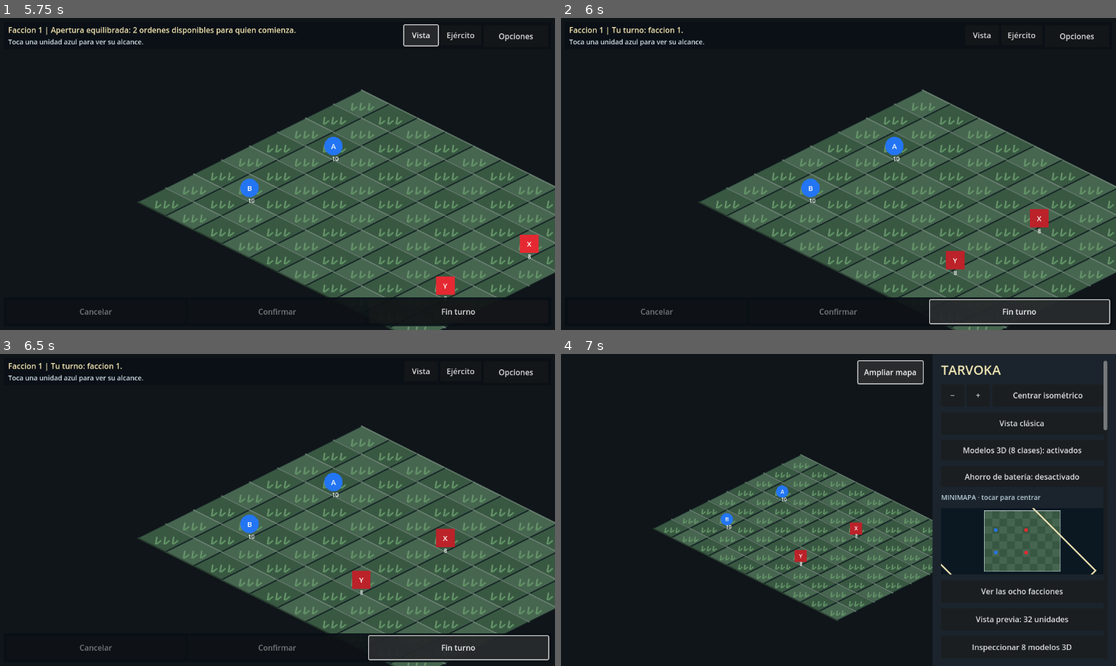
Above: before the commit, frames 1-4 (two rows, left to right).
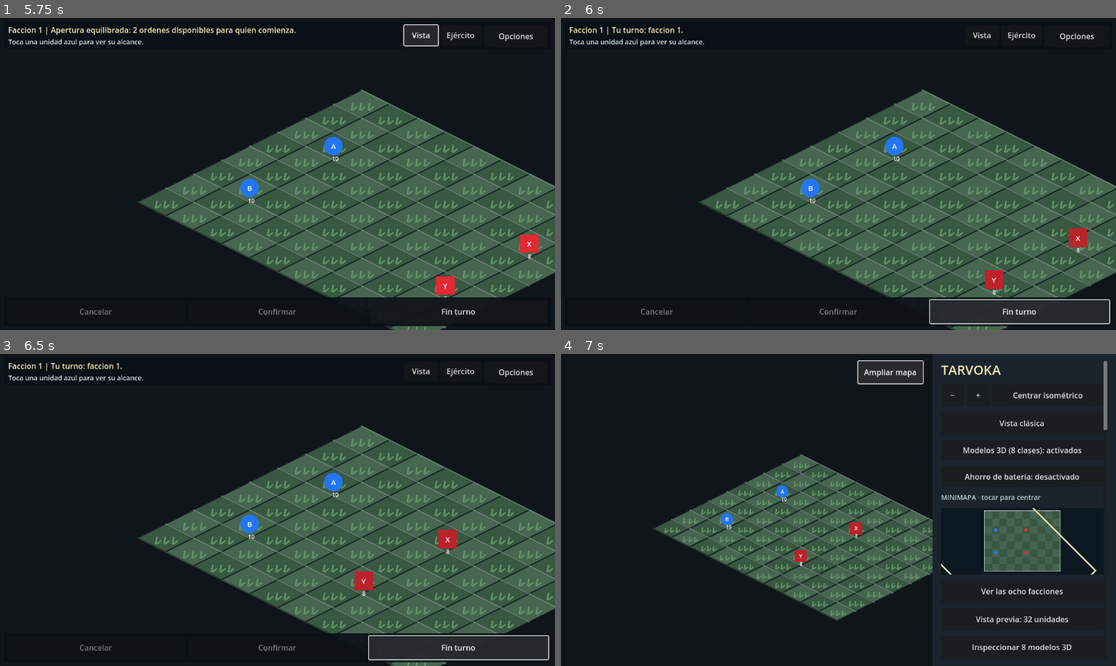
Above: after the commit, the same moments.

Repository: edwinrodri12/Tarvoka
Game: Godot game, scene res://scenes/Main.tscn
Two runs of this game, one before a commit and one after it. Both use one fixed random seed, a clock stepped at 60 frames per second and the inputs below.
Inputs:
- Up to frame 1 (5.75 s): click "Ampliar mapa" at 0.5 s; click "Ejército" at 1.25 s; click "Vista" at 2 s; click "Ejército" at 2.75 s; click "Vista" at 3.5 s; click "Ejército" at 4.25 s; click "Vista" at 5 s
- Up to frame 2 (6 s): click "Fin turno" at 5.75 s
- Up to frame 3 (6.5 s): no input
- Up to frame 4 (7 s): click "Opciones" at 6.5 s

Frame 1 is identical in both runs. In frame 2, 0.8% of the frame differs, in the area x 69-95%, y 61-89%; in frame 3, 0.2%; in frame 4, nothing differs.

Commit message:
fix(3d): smoothly animate real movement route one cell at a time and reduce tank overlap in battle

Diff:
--- a/scripts/ui/IsoRenderer.gd
+++ b/scripts/ui/IsoRenderer.gd
@@ -15,6 +15,7 @@
 const UnitSprites = preload("res://scripts/ui/UnitSpriteAtlas.gd")
 const WorldArt = preload("res://scripts/ui/WorldArt.gd")
 const BattleVFX = preload("res://scripts/ui/BattleVFX.gd")
+const UnitMotionVFX = preload("res://scripts/ui/UnitMotionVFX.gd")
 const VisualBudget = preload("res://scripts/ui/VisualBudget.gd")
 static var last_frame_stats: Dictionary = {}
 
@@ -207,13 +208,18 @@
         var is_naval: bool = Domains.domain(unit) == Domains.NAVAL
         var c: Vector2 = _center(cell, canvas, zoom, pan, dims)
         var is_moving := false
+        var motion_heading := Vector2i.ZERO
         for movement in motion_effects:
             if str(movement.get("id", "")) == str(unit["id"]):
                 is_moving = true
-                var t: float = clampf(float(movement["elapsed"]) / 0.32, 0.0, 1.0)
-                var smooth: float = t*t*(3.0-2.0*t)
-                var previous: Vector2i = movement["from"]
-                c = _center(previous, canvas, zoom, pan, dims).lerp(c, smooth)
+                var route: Array = movement.get("route",[movement["from"],cell])
+                var progress: Dictionary = UnitMotionVFX.segment(route,
+                    float(movement["elapsed"]),float(movement.get("duration",UnitMotionVFX.DEFAULT_DURATION)))
+                var previous: Vector2i = progress["from"]
+                var next_cell: Vector2i = progress["to"]
+                motion_heading = next_cell-previous
+                c = _center(previous,canvas,zoom,pan,dims).lerp(
+                    _center(next_cell,canvas,zoom,pan,dims),float(progress["fraction"]))
                 break
         if is_air:
             c += Vector2(hw * 0.23, -hh * 0.48 + sin(phase*2.5) * hh*0.08)
@@ -224,7 +230,7 @@
         var pose := "damaged" if int(unit.get("hp",10)) <= 3 else "idle"
         if is_moving:
             pose = "move"
-        var visual_heading: Vector2i = unit_headings.get(str(unit["id"]), Vector2i.ZERO)
+        var visual_heading: Vector2i = motion_heading if is_moving else unit_headings.get(str(unit["id"]), Vector2i.ZERO)
         for effect in combat_effects:
             if effect["origin"] == cell and float(effect["elapsed"]) <= BattleVFX.FLIGHT_SECONDS:
                 pose = "attack"
@@ -254,7 +260,7 @@
                 canvas.draw_line(c+Vector2(0,-marker_radius),c+Vector2(0,marker_radius),
                     Color("#BDF2F3"),maxf(1.0,hw*0.09),true)
         elif sprite != null:
-            var sprite_size := hw * ((1.70 if from_3d else (0.94 if is_air else 0.88)))
+            var sprite_size := hw * ((1.52 if role == "tank" else 1.70) if from_3d else (0.94 if is_air else 0.88))
             var rotation: float = 0.0 if from_3d else BattleVFX.sprite_rotation(role,
                 BattleVFX.projected_heading(Vector2i.ZERO,visual_heading))
             var unit_tint: Color = face
